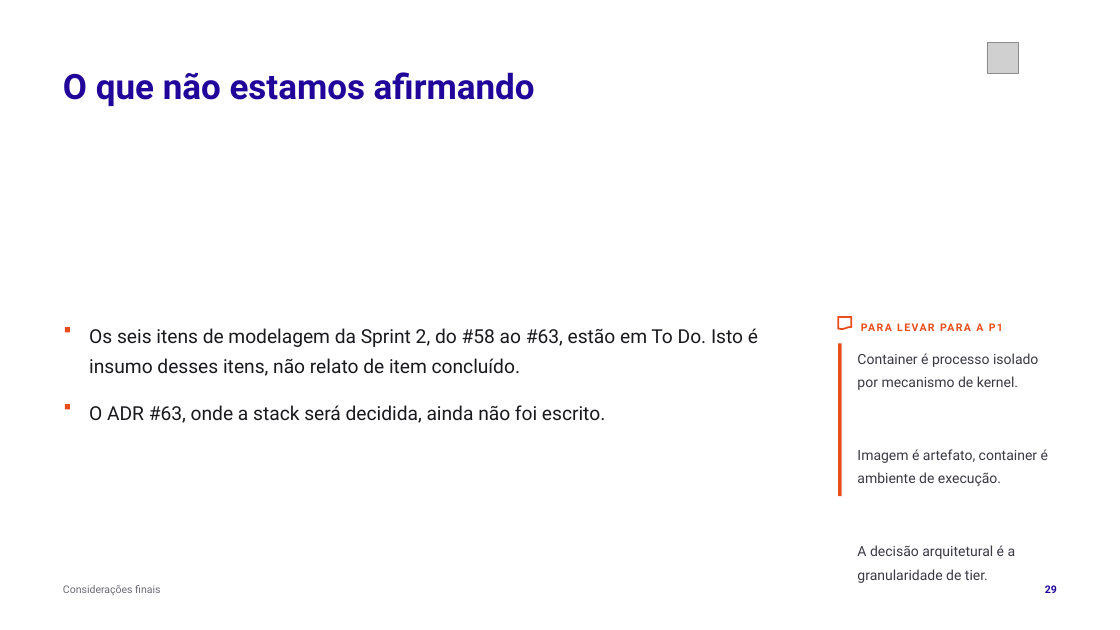
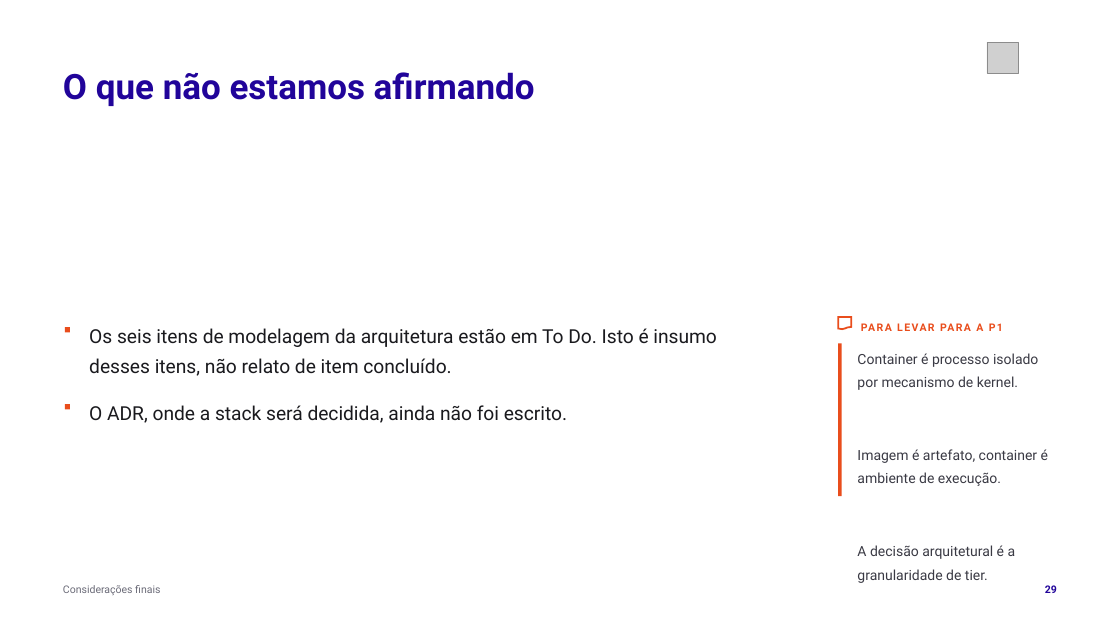
Before and after one commit to tcpassos/invite-app, a slide deck: slide 29 of trabalhos/T1-Docker-Invite-People.pptx. Drawn at 1120x630 pixels with LibreOffice and Linux fonts; fonts in the diff are those of the drawing; grey boxes stand for pictures. Boxes give left, top, right and bottom in pixels: in the first picture for what was removed or moved away, otherwise in the second. Text is boxed around its words. In the diff, an @@ line names an element or a change of style, - is before the commit and + after.

```diff
--- a/trabalhos/T1-Docker-Invite-People.pptx
+++ b/trabalhos/T1-Docker-Invite-People.pptx
@@ text at (x1=89, y1=328, x2=717, y2=376): text changed @@
-Os seis itens de modelagem da Sprint 2, do #58 ao #63, estão em To Do. Isto é insumo desses itens, não relato de item concluído.
+Os seis itens de modelagem da arquitetura estão em To Do. Isto é insumo desses itens, não relato de item concluído.
@@ text at (x1=89, y1=405, x2=567, y2=423): text changed @@
-O ADR #63, onde a stack será decidida, ainda não foi escrito.
+O ADR, onde a stack será decidida, ainda não foi escrito.
```
Also in this commit, not shown: 4 other slides changed, 8 other files.
